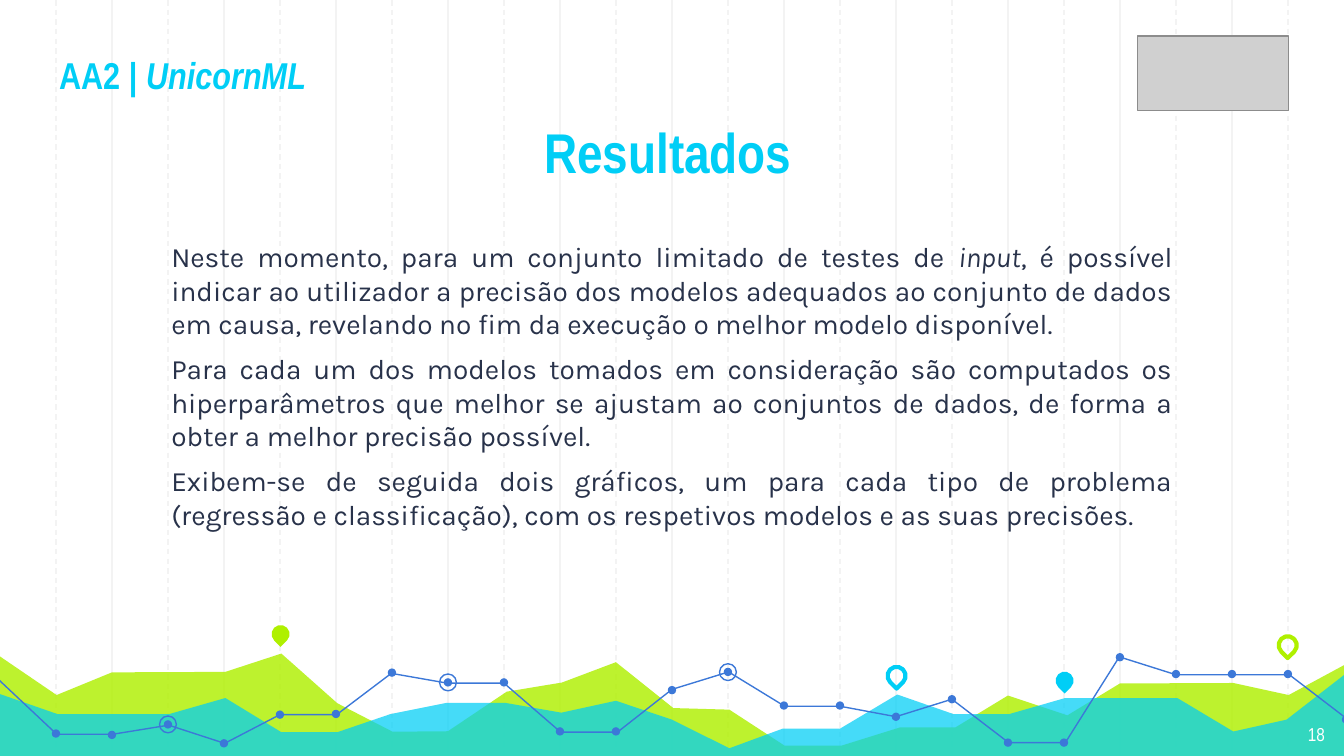
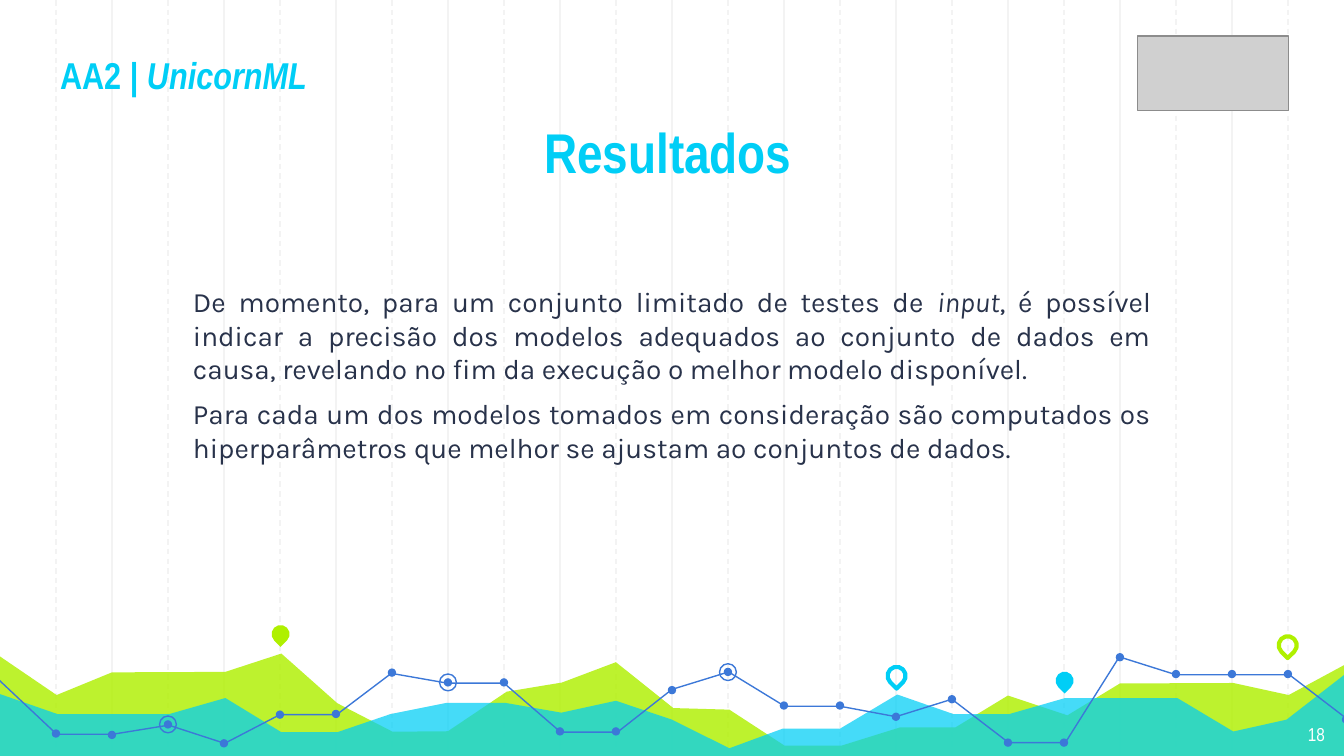
Before and after one commit to Nelson198/AA2, a slide deck: slide 18 of Presentation/Presentation.pptx. Drawn at 1344x756 pixels with LibreOffice and Linux fonts; fonts in the diff are those of the drawing; grey boxes stand for pictures. Boxes give left, top, right and bottom in pixels: in the first picture for what was removed or moved away, otherwise in the second. Text is boxed around its words. In the diff, an @@ line names an element or a change of style, - is before the commit and + after.

Commit message:
#81 Commit: PPT

```diff
--- a/Presentation/Presentation.pptx
+++ b/Presentation/Presentation.pptx
@@ text at box(193, 291, 1151, 464): text changed @@
-Neste momento, para um conjunto limitado de testes de input, é possível indicar ao utilizador a precisão dos modelos adequados ao conjunto de dados em causa, revelando no fim da execução o melhor modelo disponível.
-Para cada um dos modelos tomados em consideração são computados os hiperparâmetros que melhor se ajustam ao conjuntos de dados, de forma a obter a melhor precisão possível.
-Exibem-se de seguida dois gráficos, um para cada tipo de problema (regressão e classificação), com os respetivos modelos e as suas precisões.
+De momento, para um conjunto limitado de testes de input, é possível indicar a precisão dos modelos adequados ao conjunto de dados em causa, revelando no fim da execução o melhor modelo disponível.
+Para cada um dos modelos tomados em consideração são computados os hiperparâmetros que melhor se ajustam ao conjuntos de dados.
```
Also in this commit, not shown: 11 other slides changed, 1 slide added, 3 slides removed.
